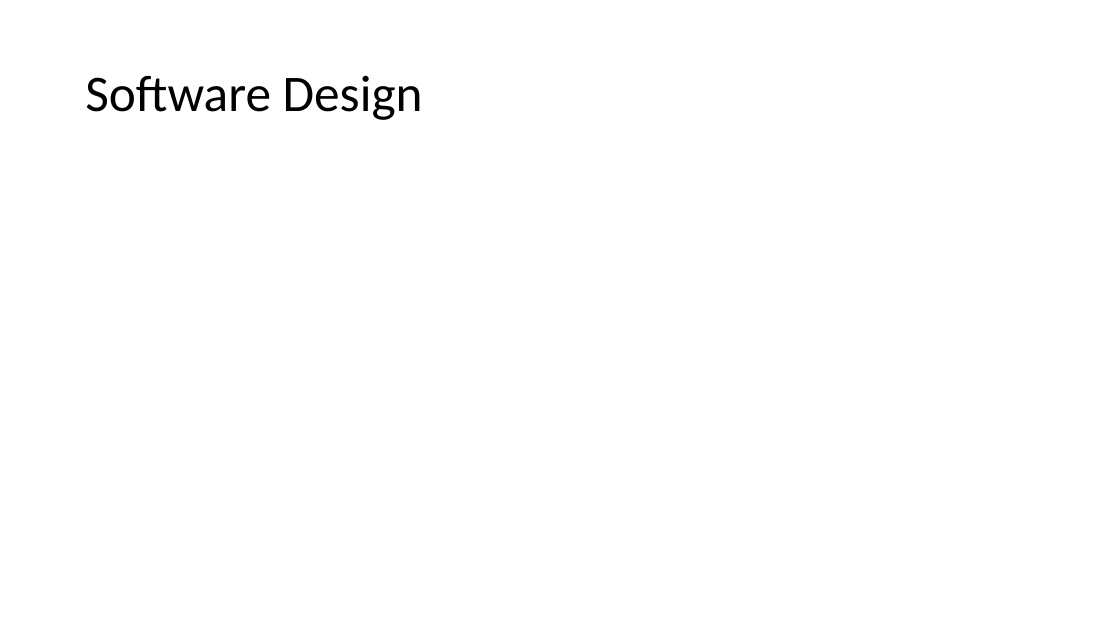
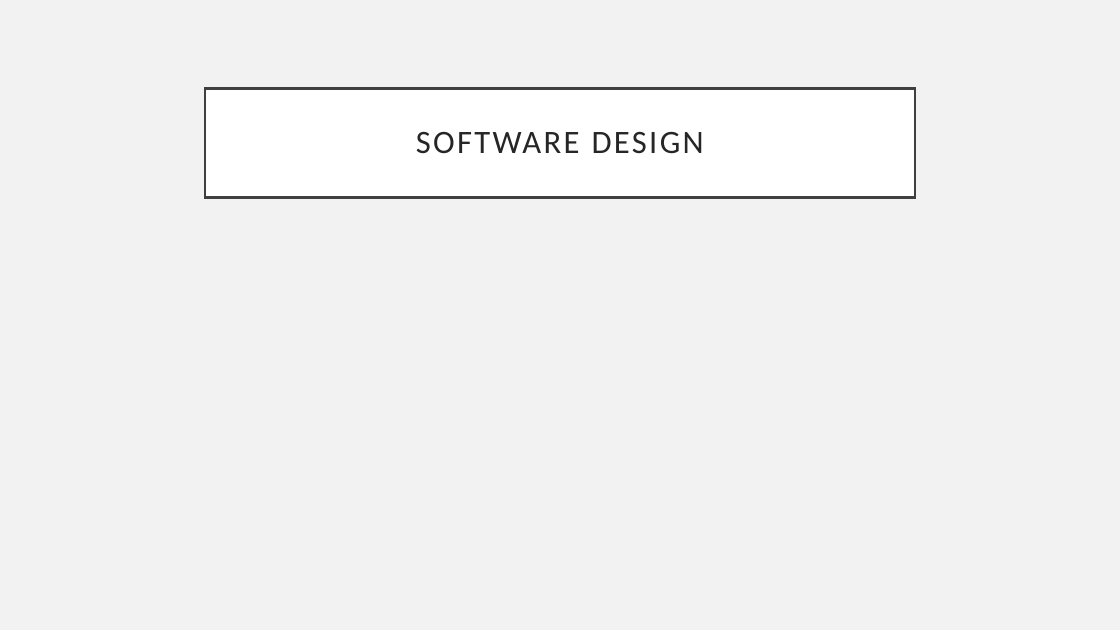
Before and after one commit to PKTidus/astrocom, a slide deck: slide 11 of Documents/CDR_Presentation.pptx (slide 9 before the commit). Drawn at 1120x630 pixels with LibreOffice and Linux fonts; fonts in the diff are those of the drawing. Boxes give left, top, right and bottom in pixels: in the first picture for what was removed or moved away, otherwise in the second. Text is boxed around its words. In the diff, an @@ line names an element or a change of style, - is before the commit and + after.

```diff
--- a/Documents/CDR_Presentation.pptx
+++ b/Documents/CDR_Presentation.pptx
@@ background #FFFFFF to #F2F2F2 @@
@@ title "SOFTWARE DESIGN": place and size @@
-title "SOFTWARE DESIGN" at bbox=[85, 75, 423, 120]
+title "SOFTWARE DESIGN" at bbox=[205, 88, 915, 197]
@@ title "SOFTWARE DESIGN" at bbox=[205, 88, 915, 197]: fill none to #FFFFFF; outline none to #404040 2.5 pt @@
@@ title at bbox=[416, 132, 704, 154]: text changed; size 44 to 28 pt; text colour #000000 to #262626 @@
-Software Design
+SOFTWARE DESIGN
```
Also in this commit, not shown: 8 other slides changed, 4 slides added, 2 slides removed.
